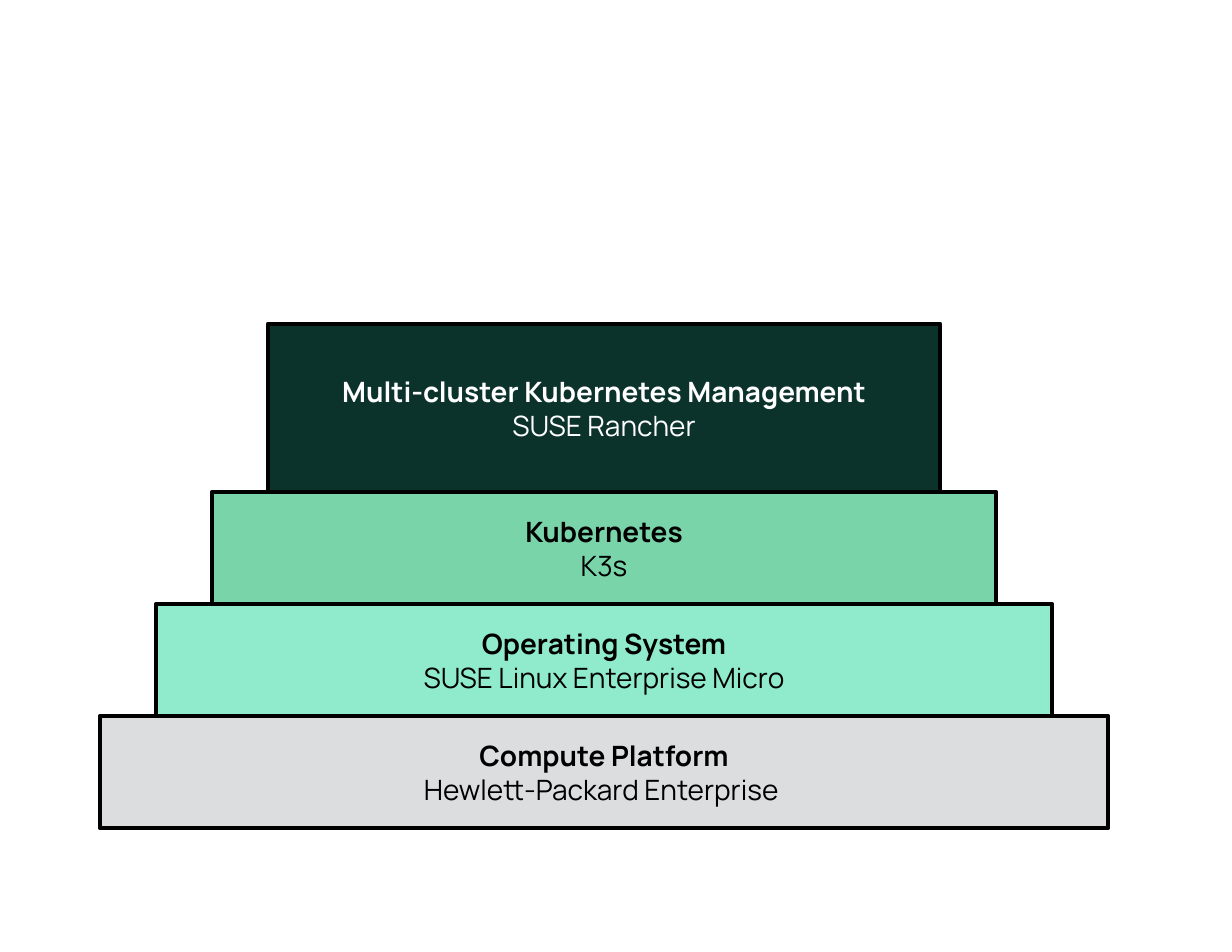
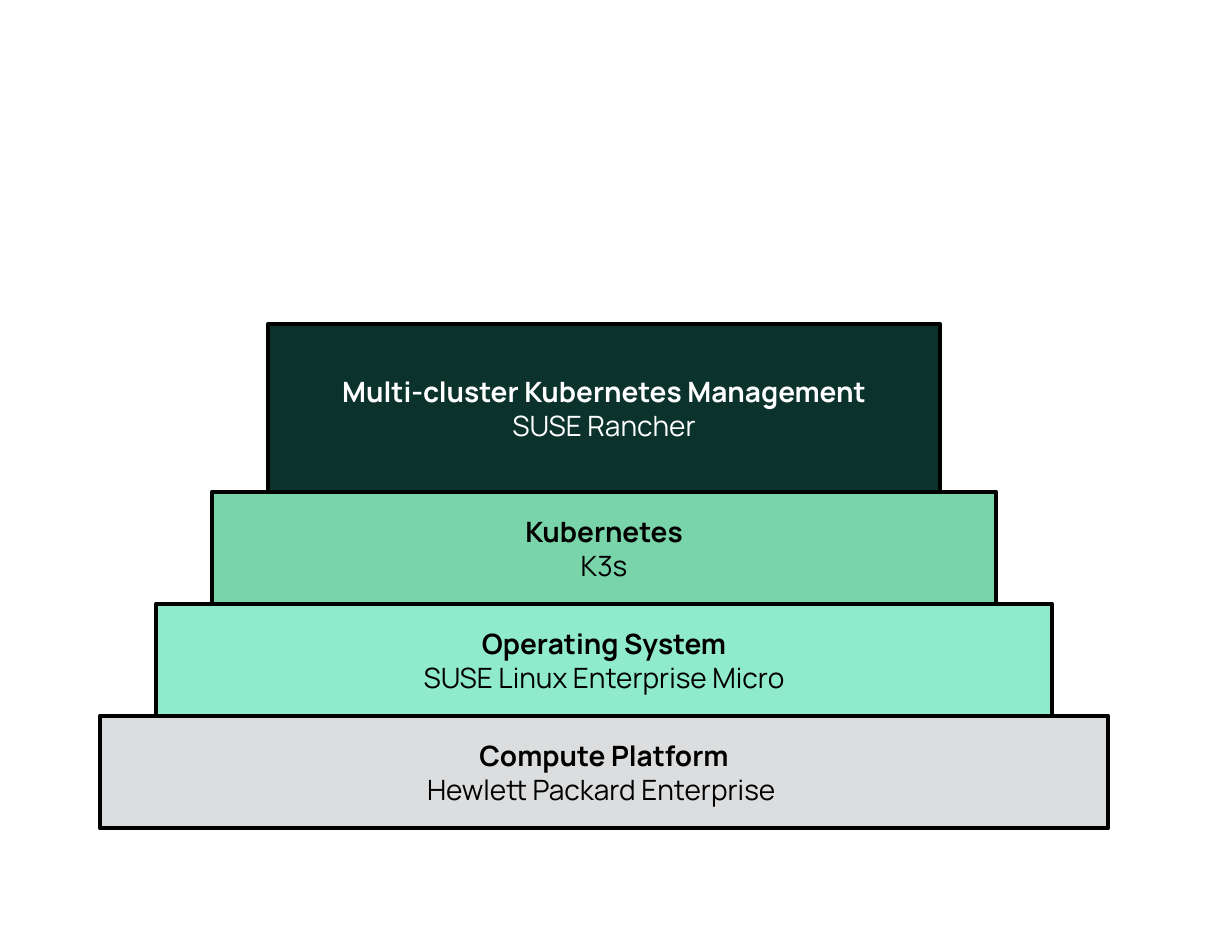
Before and after one commit to gogbac/RancherDocsRep1, a slide deck: slide 8 of media/src/Figure-Source.odp (slide 6 before the commit). Drawn at 1232x952 pixels with LibreOffice and Linux fonts; fonts in the diff are those of the drawing. Boxes give left, top, right and bottom in pixels: in the first picture for what was removed or moved away, otherwise in the second. Text is boxed around its words. In the diff, an @@ line names an element or a change of style, - is before the commit and + after.

```diff
--- a/media/src/Figure-Source.odp
+++ b/media/src/Figure-Source.odp
@@ text in rectangle at <box>427,779,775,807</box>: text changed @@
-Hewlett-Packard Enterprise
+Hewlett Packard Enterprise
```
Also in this commit, not shown: 14 slides added, 31 other files.
